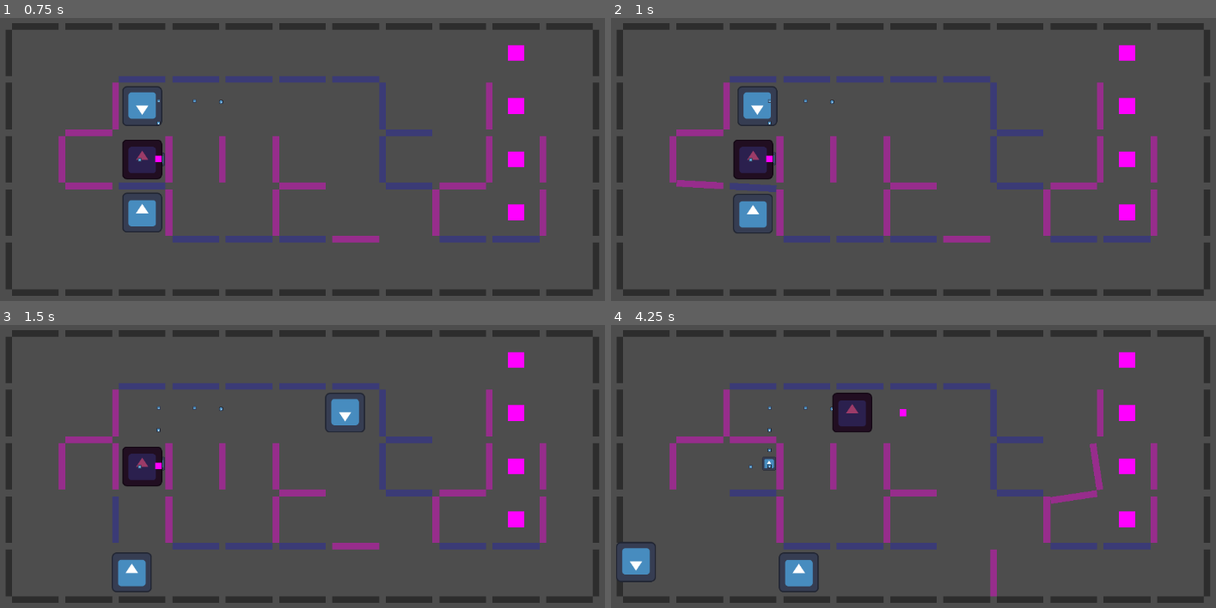
Above: before the commit, frames 1-4 (two rows, left to right).
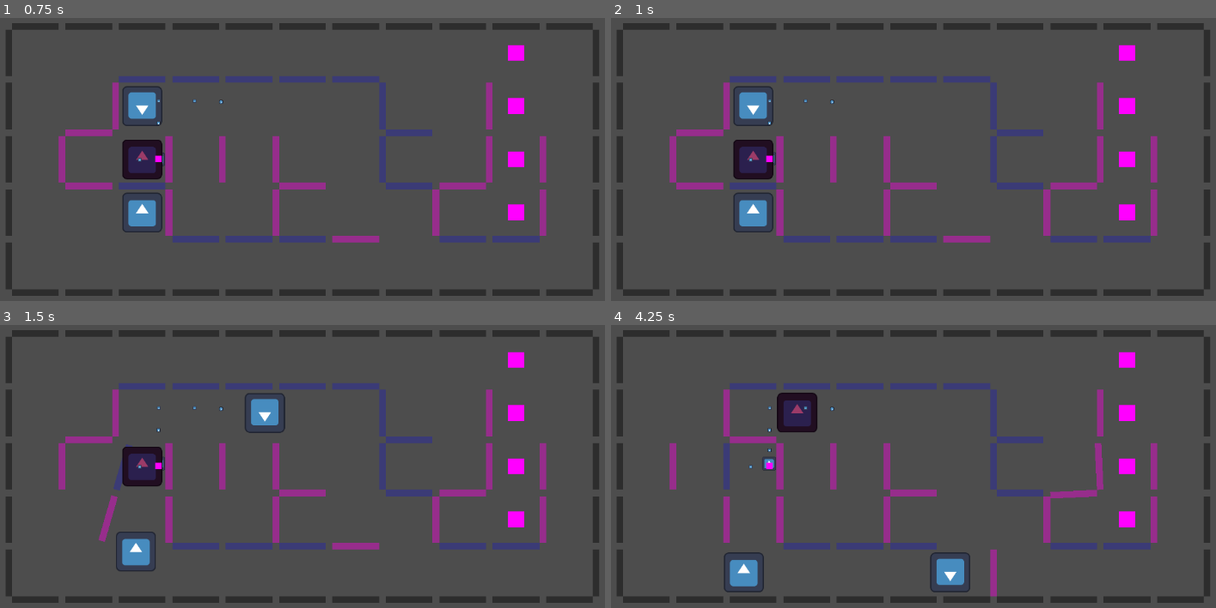
Above: after the commit, the same moments.

Repository: blueegreen/capman
Game: Godot game, scene res://CHINMAY/game.tscn
Two runs of this game, one before a commit and one after it. Both use one fixed random seed, a clock stepped at 60 frames per second and the inputs below. This scene is started directly instead of the project's main scene. The engine's default icon, where the game draws it, is replaced by a stand-in: a white triangle on a blue panel in a dark square.
Inputs (mouse positions are in pixels of both pictures, inside the frame that each line leads up to):
- Up to frame 1 (0.75 s): tap Enter at 0.5 s; move the mouse to (114, 184) at 0.52 s; press the mouse at (114, 184) at 0.53 s
- Up to frame 2 (1 s): right-click (725, 184) at 0.8 s
- Up to frame 3 (1.5 s): move the mouse to (114, 441) at 1.27 s; release the mouse at (114, 441) at 1.28 s; right-click (114, 441) at 1.35 s
- Up to frame 4 (4.25 s): click (725, 441) at 1.55 s; move the mouse to (992, 545) at 2.02 s; press the mouse at (992, 545) at 2.03 s; right-click (992, 545) at 2.3 s; move the mouse to (992, 599) at 2.77 s; release the mouse at (992, 599) at 2.78 s; right-click (992, 599) at 2.85 s; click (992, 599) at 3.05 s; move the mouse to (1101, 491) at 3.52 s; press the mouse at (1101, 491) at 3.53 s; right-click (1101, 491) at 3.8 s

Frame 1 is identical in both runs. In frame 2, 0.6% of the frame differs, in the area x 10-28%, y 24-77%; in frame 3, 2.6%; in frame 4, 5.3%, in the area x 0-82%, y 23-95%.

Commit message:
le BUTTON implemented

Diff:
--- /dev/null
+++ b/UI/button.gd
@@ -0,0 +1,25 @@
+extends Area2D
+
+var level_manager
+var pressed = false
+
+func _ready():
+	level_manager = get_parent().get_node_or_null("level_manager")
+	if level_manager == null:
+		queue_free()
+		return
+
+func _process(_delta):
+	if pressed and (Input.is_action_just_released("left_click") or Input.is_action_just_released("right_click")):
+		level_manager.state_transition(0)
+		pressed = false
+
+func _on_input_event(_viewport, _event, _shape_idx):
+	if Input.is_action_pressed("left_click"):
+		if not pressed:
+			level_manager.state_transition(2)
+		pressed = true
+	elif Input.is_action_pressed("right_click"):
+		if not pressed:
+			level_manager.state_transition(1)
+		pressed = true
--- /dev/null
+++ b/UI/button.tscn
@@ -0,0 +1,20 @@
+[gd_scene load_steps=4 format=3 uid="uid://clpajm52s6ky7"]
+
+[ext_resource type="Script" path="res://UI/button.gd" id="1_u3l08"]
+[ext_resource type="Texture2D" uid="uid://dmkpq8lyvismj" path="res://icon.svg" id="2_7qc0d"]
+
+[sub_resource type="CircleShape2D" id="CircleShape2D_fky7e"]
+radius = 64.0
+
+[node name="button" type="Area2D"]
+collision_mask = 0
+script = ExtResource("1_u3l08")
+
+[node name="Sprite2D" type="Sprite2D" parent="."]
+modulate = Color(0, 0, 0, 1)
+texture = ExtResource("2_7qc0d")
+
+[node name="CollisionShape2D" type="CollisionShape2D" parent="."]
+shape = SubResource("CircleShape2D_fky7e")
+
+[connection signal="input_event" from="." to="." method="_on_input_event"]
--- a/UI/level_manager.gd
+++ b/UI/level_manager.gd
@@ -1,12 +1,51 @@
 extends Node
+
+@export var level_timestep := 1.0
 
 var food_count := 0
 var score := 0
+var moving_entities = Array()
+var moving_walls = Array()
+
+enum TIME_STATE {NORMAL, REWIND, FAST}
+var current_time_state : TIME_STATE
 
 func _ready():
+	GlobalVariables.time_step = level_timestep
+	current_time_state = TIME_STATE.NORMAL
 	for collectible in get_tree().get_nodes_in_group("collectible"):
 		collectible.collected.connect(_on_collectible_collected)
 		food_count += 1
+	moving_entities = get_tree().get_nodes_in_group("moving_entity")
+	moving_walls = get_tree().get_nodes_in_group("movable_wall")
+
+	GlobalTimer.timeout.connect(_on_beat)
+
+func _on_beat():
+	match current_time_state:
+		TIME_STATE.NORMAL:
+			pass
+		TIME_STATE.REWIND:
+			pass
+		TIME_STATE.FAST:
+			pass
+
+func state_transition(new_state : TIME_STATE):
+	match new_state:
+		TIME_STATE.NORMAL:
+			for entity in moving_entities:
+				entity.rewinding = false
+			for moving_wall in moving_walls:
+				moving_wall.rewinding = false
+			GlobalVariables.time_step = level_timestep
+		TIME_STATE.REWIND:
+			for entity in moving_entities:
+				entity.rewinding = true
+			for moving_wall in moving_walls:
+				moving_wall.rewinding = true
+			GlobalVariables.time_step = 0.8
+		TIME_STATE.FAST:
+			GlobalVariables.time_step = 0.4
 
 func _on_collectible_collected(_msg = {}):
 	score +=1
--- a/UI/reset_button.gd
+++ /dev/null
@@ -1,5 +0,0 @@
-extends Area2D
-
-
-func _on_input_event(_viewport, event, _shape_idx):
-	pass
--- a/UI/reset_button.tscn
+++ /dev/null
@@ -1,15 +0,0 @@
-[gd_scene load_steps=3 format=3 uid="uid://b6lc8o8lj6ux0"]
-
-[ext_resource type="Script" path="res://UI/reset_button.gd" id="1_4rexj"]
-
-[sub_resource type="CircleShape2D" id="CircleShape2D_bmy6k"]
-radius = 48.0
-
-[node name="reset_button" type="Area2D"]
-collision_mask = 0
-script = ExtResource("1_4rexj")
-
-[node name="CollisionShape2D" type="CollisionShape2D" parent="."]
-shape = SubResource("CircleShape2D_bmy6k")
-
-[connection signal="input_event" from="." to="." method="_on_input_event"]
--- a/boundary_objects/double_anchor_wall.gd
+++ b/boundary_objects/double_anchor_wall.gd
@@ -20,15 +20,34 @@
 @export var rotation_angle = PI/2
 
 var move_queued = null
+var rewinding = false
+var record_moves = Array()
 
 func _ready():
 	root = get_parent()
 	GlobalTimer.timeout.connect(_on_beat)
 
 func _on_beat():
-	if move_queued != null and rotate_allowed:
+	if rewinding:
+		rotate_back()
+	elif move_queued != null and rotate_allowed:
 		rotate_around(move_queued)
 		move_queued = null
+	else:
+		record_moves.push_back(null)
+
+func rotate_back():
+	if record_moves.size() > 0:
+		var prev_move = record_moves.pop_back()
+		if prev_move == null:
+			return
+		move_queued = null
+		rotate_allowed = false
+		if prev_move[1] == DIR.CW:
+			rotation_dir = DIR.ACW
+		elif prev_move[1] == DIR.ACW:
+			rotation_dir = DIR.CW
+		rotate_around(prev_move[0])
 
 func _on_area_2d_input_event(_viewport, _event, _shape_idx):
 	if point_1.get_overlapping_areas().size() > 0:
@@ -63,6 +82,9 @@
 		move_queued = point_2
 
 func rotate_around(point):
+	if not rewinding:
+		record_moves.push_back([point, rotation_dir])
+
 	rotate_allowed = false
 	rotate_area(point)
 	var wall_position = wall.global_position
--- a/boundary_objects/double_anchor_wall.tscn
+++ b/boundary_objects/double_anchor_wall.tscn
@@ -10,7 +10,7 @@
 
 [sub_resource type="PlaceholderTexture2D" id="PlaceholderTexture2D_subyf"]
 
-[node name="double_anchor_wall" type="Area2D" groups=["double_anchor_wall", "wall"]]
+[node name="double_anchor_wall" type="Area2D" groups=["double_anchor_wall", "movable_wall", "wall"]]
 collision_mask = 0
 script = ExtResource("1_31r80")
 
--- a/boundary_objects/fixed_wall.tscn
+++ b/boundary_objects/fixed_wall.tscn
@@ -5,7 +5,7 @@
 
 [sub_resource type="PlaceholderTexture2D" id="PlaceholderTexture2D_8aw3f"]
 
-[node name="fixed_wall" type="Area2D" groups=["fixed_wall"]]
+[node name="fixed_wall" type="Area2D" groups=["fixed_wall", "wall"]]
 
 [node name="CollisionShape2D" type="CollisionShape2D" parent="."]
 shape = SubResource("RectangleShape2D_o66lr")
--- a/boundary_objects/single_anchor_wall.gd
+++ b/boundary_objects/single_anchor_wall.gd
@@ -19,15 +19,34 @@
 @export var rotation_angle = PI/2
 
 var move_queued = null
+var rewinding = false
+var record_moves = Array()
 
 func _ready():
 	root = get_parent()
 	GlobalTimer.timeout.connect(_on_beat)
 
 func _on_beat():
-	if move_queued != null and rotate_allowed:
+	if rewinding:
+		rotate_back()
+	elif move_queued != null and rotate_allowed:
 		rotate_around(move_queued)
 		move_queued = null
+	else:
+		record_moves.push_back(null)
+
+func rotate_back():
+	if record_moves.size() > 0:
+		var prev_move = record_moves.pop_back()
+		if prev_move == null:
+			return
+		move_queued = null
+		rotate_allowed = false
+		if prev_move[1] == DIR.CW:
+			rotation_dir = DIR.ACW
+		elif prev_move[1] == DIR.ACW:
+			rotation_dir = DIR.CW
+		rotate_around(prev_move[0])
 
 func _on_area_2d_input_event(_viewport, _event, _shape_idx):
 	if point_1.get_overlapping_areas().size() > 0:
@@ -50,6 +69,9 @@
 	rotate_allowed = true
 
 func rotate_around(point):
+	if not rewinding:
+		record_moves.push_back([point, rotation_dir])
+
 	rotate_allowed = false
 	rotate_area(point)
 	var wall_position = wall.global_position
--- a/boundary_objects/single_anchor_wall.tscn
+++ b/boundary_objects/single_anchor_wall.tscn
@@ -10,7 +10,7 @@
 
 [sub_resource type="PlaceholderTexture2D" id="PlaceholderTexture2D_sq1jc"]
 
-[node name="single_anchor_wall" type="Area2D" groups=["single_anchor_wall", "wall"]]
+[node name="single_anchor_wall" type="Area2D" groups=["movable_wall", "single_anchor_wall", "wall"]]
 script = ExtResource("1_woqot")
 
 [node name="CollisionShape2D" type="CollisionShape2D" parent="."]
--- a/enemies/enemy_basic.gd
+++ b/enemies/enemy_basic.gd
@@ -3,21 +3,40 @@
 @onready var forward_cast = $forward_cast
 
 var direction := Vector2.ZERO
+var end_pos : Vector2
+
+var record_moves = Array()
+var rewinding = false
 
 func _ready():
 	forward_cast.target_position = Vector2(GlobalVariables.tile_size, 0)
 	GlobalTimer.timeout.connect(_on_beat)
+	end_pos = global_position
 
 func _on_beat():
-	start_next_move()
+	if rewinding:
+		move_back()
+	else:
+		start_next_move()
 
 func move():
-	var end_pos = global_position + direction * GlobalVariables.tile_size
+	end_pos = global_position + direction * GlobalVariables.tile_size
 	end_pos = (end_pos * (2.0 / GlobalVariables.tile_size)).round() * GlobalVariables.tile_size / 2
+
 	var move_tween = create_tween()
 	move_tween.tween_property(self, "global_position", end_pos, GlobalVariables.time_step).set_trans(Tween.TRANS_EXPO)
 
+func move_back():
+	if record_moves.size() > 0:
+		var prev_move = record_moves.pop_back()
+		var prev_pos = prev_move[0]
+		var move_back_tween = create_tween()
+		direction = prev_move[1]
+		end_pos = prev_pos
+		move_back_tween.tween_property(self, "global_position", prev_pos, GlobalVariables.time_step).set_trans(Tween.TRANS_EXPO)
+
 func start_next_move():
+	record_moves.push_back([end_pos, direction])
 	find_next_direction()
 	if direction != Vector2.ZERO:
 		move()
--- a/enemies/enemy_basic.tscn
+++ b/enemies/enemy_basic.tscn
@@ -6,7 +6,7 @@
 [sub_resource type="RectangleShape2D" id="RectangleShape2D_kqx4g"]
 size = Vector2(32, 32)
 
-[node name="enemy_basic" type="Area2D" groups=["enemy"]]
+[node name="enemy_basic" type="Area2D" groups=["enemy", "moving_entity"]]
 collision_layer = 2
 collision_mask = 16
 script = ExtResource("1_hprcr")
--- a/enemies/enemy_rusher.gd
+++ b/enemies/enemy_rusher.gd
@@ -3,20 +3,40 @@
 @onready var forward_cast = $forward_cast
 
 var direction := Vector2.ZERO
-var end_pos := Vector2.ZERO
+var end_pos : Vector2
+var new_end_pos : Vector2
+
+var record_moves = Array()
+var rewinding = false
 
 func _ready():
 	forward_cast.target_position = Vector2(20 * GlobalVariables.tile_size, 0)
 	GlobalTimer.timeout.connect(_on_beat)
+	end_pos = global_position
 
 func _on_beat():
-	start_next_move()
+	if rewinding:
+		move_back()
+	else:
+		start_next_move()
 
 func move():
+	end_pos = new_end_pos
+
 	var move_tween = create_tween()
 	move_tween.tween_property(self, "global_position", end_pos, GlobalVariables.time_step).set_trans(Tween.TRANS_EXPO)
 
+func move_back():
+	if record_moves.size() > 0:
+		var prev_move = record_moves.pop_back()
+		var prev_pos = prev_move[0]
+		var move_back_tween = create_tween()
+		direction = prev_move[1]
+		end_pos = prev_pos
+		move_back_tween.tween_property(self, "global_position", prev_pos, GlobalVariables.time_step).set_trans(Tween.TRANS_EXPO)
+
 func start_next_move():
+	record_moves.push_back([end_pos, direction])
 	find_next_direction()
 	if direction != Vector2.ZERO:
 		find_end_pos()
@@ -25,7 +45,8 @@
 func find_next_direction():
 	var left_open = false
 	var right_open = false
-	var forward_rotation = forward_cast.rotation
+	var forward_rotation = atan2(direction.y, direction.x)
+	forward_cast.rotation  = forward_rotation
 
 	forward_cast.force_raycast_update()
 	if forward_cast.is_colliding():
@@ -70,8 +91,8 @@
 	forward_cast.rotation = atan2(direction.y, direction.x)
 	forward_cast.force_raycast_update()
 	if not forward_cast.is_colliding():
-		end_pos = global_position + direction * GlobalVariables.tile_size
+		new_end_pos = global_position + direction * GlobalVariables.tile_size
 	else:
 		direction = direction.normalized()
-		end_pos = global_position + floor(forward_cast.get_collider().global_position.distance_to(global_position) / GlobalVariables.tile_size) * GlobalVariables.tile_size * direction
-		end_pos = (end_pos * (2.0 / GlobalVariables.tile_size)).round() * GlobalVariables.tile_size / 2
+		new_end_pos = global_position + floor(forward_cast.get_collider().global_position.distance_to(global_position) / GlobalVariables.tile_size) * GlobalVariables.tile_size * direction
+		new_end_pos = (new_end_pos * (2.0 / GlobalVariables.tile_size)).round() * GlobalVariables.tile_size / 2
--- a/enemies/enemy_rusher.tscn
+++ b/enemies/enemy_rusher.tscn
@@ -6,7 +6,7 @@
 [sub_resource type="RectangleShape2D" id="RectangleShape2D_erqqy"]
 size = Vector2(32, 32)
 
-[node name="enemy_rusher" type="Area2D" groups=["enemy"]]
+[node name="enemy_rusher" type="Area2D" groups=["enemy", "moving_entity"]]
 collision_layer = 2
 collision_mask = 0
 script = ExtResource("1_slp8s")
--- a/enemies/pathfinder.gd
+++ b/enemies/pathfinder.gd
@@ -14,6 +14,9 @@
 		player = players[0]
 	start()
 	timer.start()
+
+func _process(_delta):
+	timer.wait_time = GlobalVariables.time_step / 2.0
 
 func start():
 	if player == null:
--- a/global/global_variables.gd
+++ b/global/global_variables.gd
@@ -1,4 +1,8 @@
 extends Node
 
-var time_step = .8
+var time_step = 1.0:
+	set(value):
+		if value != time_step:
+			GlobalTimer.wait_time = value
+			time_step = value
 var tile_size = 128
--- a/levels/test_level_2.tscn
+++ b/levels/test_level_2.tscn
@@ -7,6 +7,8 @@
 [ext_resource type="PackedScene" uid="uid://db2caokmjrqn2" path="res://collectibles/food.tscn" id="5_lvfiu"]
 [ext_resource type="PackedScene" uid="uid://lyj2ofbuus5i" path="res://enemies/enemy_basic.tscn" id="6_0f2t6"]
 [ext_resource type="PackedScene" uid="uid://citfwdrvjm0ds" path="res://UI/level_manager.tscn" id="7_sqybx"]
+[ext_resource type="PackedScene" uid="uid://clpajm52s6ky7" path="res://UI/button.tscn" id="8_ejuak"]
+[ext_resource type="PackedScene" uid="uid://cbm00s6fateus" path="res://boundary_objects/single_anchor_wall.tscn" id="9_8rvfa"]
 
 [node name="test_level_2" type="Node2D"]
 
@@ -74,9 +76,6 @@
 [node name="fixed_wall18" parent="walls" instance=ExtResource("3_pu4x5")]
 position = Vector2(448, 384)
 
-[node name="double_anchor_wall2" parent="walls" instance=ExtResource("4_j82nw")]
-position = Vector2(192, 128)
-
 [node name="double_anchor_wall3" parent="walls" instance=ExtResource("4_j82nw")]
 position = Vector2(64, 128)
 
@@ -140,3 +139,10 @@
 position = Vector2(64, -64)
 
 [node name="level_manager" parent="." instance=ExtResource("7_sqybx")]
+level_timestep = 0.7
+
+[node name="button" parent="." instance=ExtResource("8_ejuak")]
+position = Vector2(640, 128)
+
+[node name="single_anchor_wall" parent="." instance=ExtResource("9_8rvfa")]
+position = Vector2(192, 128)
--- a/player/player.gd
+++ b/player/player.gd
@@ -1,8 +1,12 @@
 extends Area2D
 
 @onready var forward_cast = $forward_cast
+
 var direction := Vector2.ZERO
 var end_pos : Vector2
+
+var record_moves = Array()
+var rewinding = false
 
 func _ready():
 	forward_cast.target_position = Vector2(GlobalVariables.tile_size, 0)
@@ -10,17 +14,30 @@
 	end_pos = global_position
 
 func _on_beat():
-	start_next_move()
+	if rewinding:
+		move_back()
+	else:
+		start_next_move()
 
 func move():
 	forward_cast.rotation = atan2(direction.y, direction.x)
 	end_pos = global_position + direction * GlobalVariables.tile_size
 	end_pos = (end_pos * (2.0 / GlobalVariables.tile_size)).round() * GlobalVariables.tile_size / 2
-	$test.global_position = end_pos
+
 	var move_tween = create_tween()
 	move_tween.tween_property(self, "global_position", end_pos, GlobalVariables.time_step).set_trans(Tween.TRANS_EXPO)
 
+func move_back():
+	if record_moves.size() > 0:
+		var prev_move = record_moves.pop_back()
+		var prev_pos = prev_move[0]
+		var move_back_tween = create_tween()
+		end_pos = prev_pos
+		direction = prev_move[1]
+		move_back_tween.tween_property(self, "global_position", prev_pos, GlobalVariables.time_step).set_trans(Tween.TRANS_EXPO)
+
 func start_next_move():
+	record_moves.push_back([end_pos, direction])
 	find_next_direction()
 	if direction != Vector2.ZERO:
 		move()
@@ -28,7 +45,8 @@
 func find_next_direction():
 	var left_open = 0
 	var right_open = 0
-	var forward_rotation = forward_cast.rotation
+	var forward_rotation = atan2(direction.y, direction.x)
+	forward_cast.rotation  = forward_rotation
 
 	forward_cast.force_raycast_update()
 	if not forward_cast.is_colliding():
--- a/player/player.tscn
+++ b/player/player.tscn
@@ -8,7 +8,7 @@
 [sub_resource type="RectangleShape2D" id="RectangleShape2D_7bcss"]
 size = Vector2(48, 48)
 
-[node name="player" type="Area2D" groups=["player"]]
+[node name="player" type="Area2D" groups=["moving_entity", "player"]]
 collision_layer = 4
 collision_mask = 10
 script = ExtResource("1_hoi2d")
Not shown: 1 places in levels/test_level_2.tscn that only renumber resources
